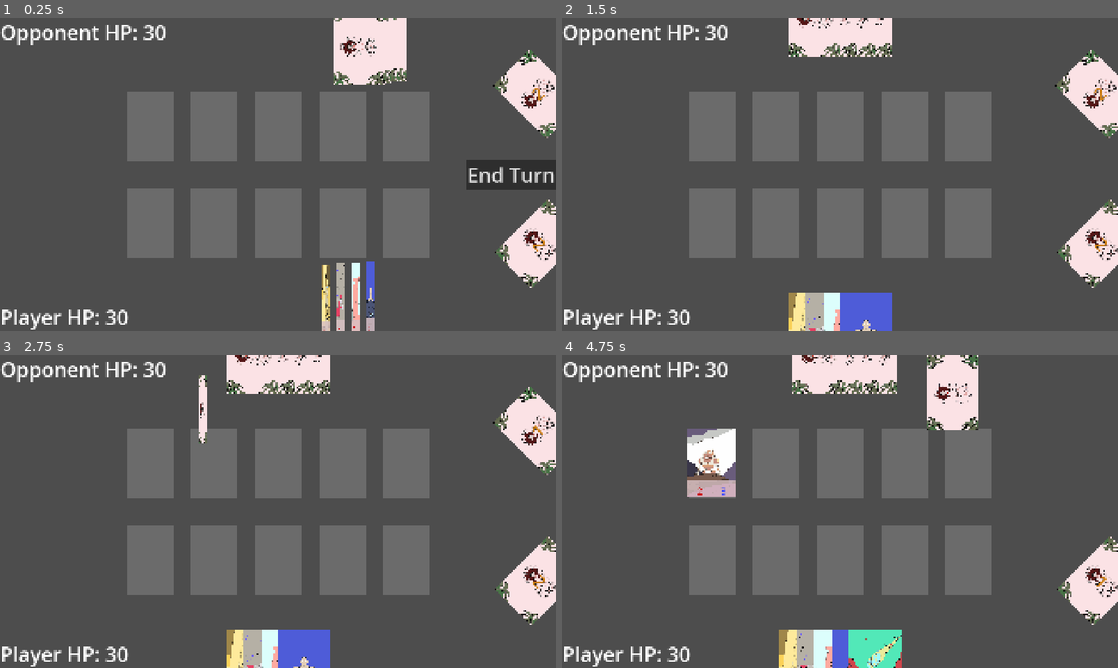
Above: before the commit, frames 1-4 (two rows, left to right).
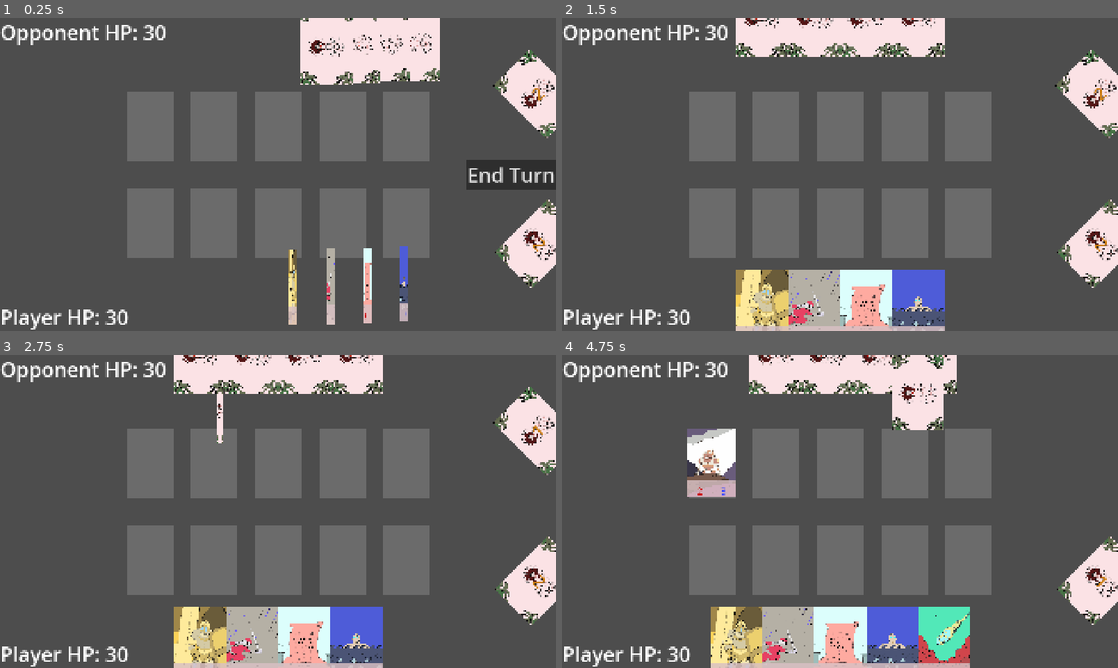
Above: after the commit, the same moments.

Repository: Bupalaoye/DigitDuelNew
Game: Godot game, scene res://Scenes/Main.tscn
Same seed, same stepped clock (60 frames per second), same inputs: the game is played once before the commit and once after it.
Inputs (mouse positions are in pixels of both pictures, inside the frame that each line leads up to):
- Up to frame 1 (0.25 s): no input
- Up to frame 2 (1.5 s): click "End Turn" at 0.5 s; tap Enter at 1.25 s; drag from (712, 124) to (906, 124) at 1.27 s
- Up to frame 3 (2.75 s): drag from (211, 461) to (405, 461) at 2.02 s
- Up to frame 4 (4.75 s): move the mouse to (784, 408) at 2.77 s; click (784, 408) at 2.92 s; click "End Turn" at 3.5 s; tap Space at 4.25 s; drag from (840, 461) to (773, 561) at 4.27 s

The runs differ from the first frame. In frame 1, 5.5% of the frame differs, in the area x 51-80%, y 0-100%; in frame 2, 9.6%; in frame 3, 10%; in frame 4, 13%, in the area x 26-75%, y 0-100%.

Commit message:
优化战场布局

Diff:
--- a/Scenes/Main.tscn
+++ b/Scenes/Main.tscn
@@ -30,7 +30,7 @@
 
 [node name="PlayerHand" type="Node2D" parent="Hands"]
 script = ExtResource("3_kln2b")
-hand_y_position = 1080.0
+hand_y_position = 1000.0
 center_screen_x = 960.0
 
 [node name="OpponentHand" type="Node2D" parent="Hands"]
--- a/Scripts/Hand.gd
+++ b/Scripts/Hand.gd
@@ -1,9 +1,8 @@
 class_name Hand
 extends Node2D
 
-const CARD_WITDH = 60
 const DEFAULT_CARD_MOVE_SPEED = 0.1
-const CARD_SPACING = 60
+const CARD_SPACING = 180
 
 # ADDED: 导出变量，用于在编辑器中配置
 @export var is_player_hand: bool = true # 用来区分是玩家手牌还是对手手牌
